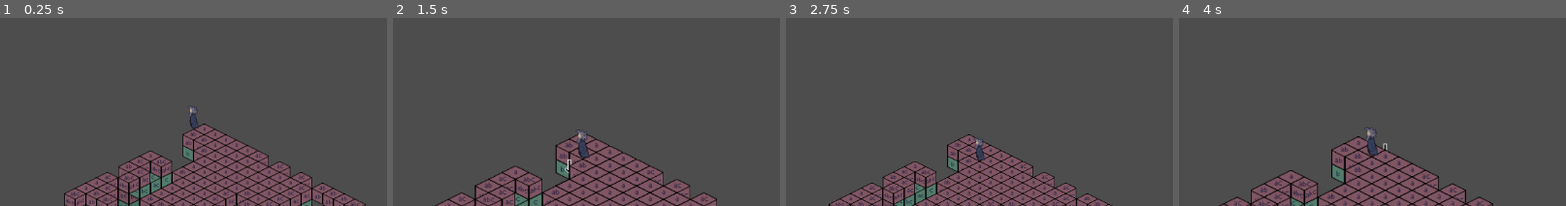
Above: before the commit, frames 1-4 (left to right).
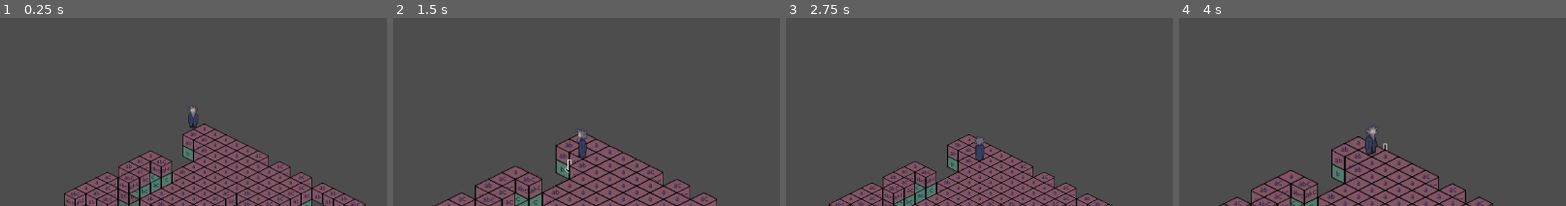
Above: after the commit, the same moments.

Repository: explosivose/isodig
Game: Godot game, scene res://src/scenes/node_2d.tscn
Same seed, same stepped clock (60 frames per second), same inputs: the game is played once before the commit and once after it.
Inputs (mouse positions are % of the whole screen's width and height, from its top left):
- Up to frame 1 (0.25 s): no input
- Up to frame 2 (1.5 s): move the mouse to (72, 37) at 0.52 s; hold Right (ui_right) 0.53-1.28 s; hold Q (climb) 0.53-1.28 s; move the mouse to (30, 48) at 1.27 s; hold Down (ui_down) from 1.28 s (still down); tap Mouse wheel up (zoom_in) at 1.35 s
- Up to frame 3 (2.75 s): move the mouse to (60, 17) at 2.02 s; release Down (ui_down) at 2.03 s; hold Right (ui_right) from 2.03 s (still down); hold Mouse wheel down (zoom_out) from 2.03 s (still down)
- Up to frame 4 (4 s): move the mouse to (45, 65) at 2.77 s; release Right (ui_right) at 2.78 s; release Mouse wheel down (zoom_out) at 2.78 s; hold Up (ui_up) 2.78-3.53 s; tap Q (climb) at 2.85 s; move the mouse to (80, 60) at 3.52 s; hold Left (ui_left) from 3.53 s (still down); hold Mouse wheel up (zoom_in) from 3.53 s (still down)
The pictures show only the part of the screen within x 25-75%, y 0-50%; the shares and areas given below are measured in that part.

The runs differ from the first frame. In frame 1, 0.1% of the frame differs, in the area x 48-52%, y 46-59%; in frame 2, 0.1%; in frame 3, 0.1%; in frame 4, 0.3%, in the area x 48-52%, y 57-74%.

Commit message:
feat: animate player

Diff:
--- a/src/scripts/player.gd
+++ b/src/scripts/player.gd
@@ -14,9 +14,42 @@
 signal has_moved(player: Player, position: Vector3i)
 
 var world_position: Vector3i
+@onready var sprite: AnimatedSprite2D = $AnimatedSprite2D
+var current_animation_prefix = "idle"
 
 func _place_in_world(pos: Vector3i) -> void:
   world_position = pos
+
+func _process(_delta: float) -> void:
+  var mouse_pos = get_local_mouse_position() + Vector2.DOWN * 16
+  # Rotate by 45 degrees for isometric view
+  var angle = rad_to_deg(mouse_pos.angle()) + 45
+  # Wrap angle to -180 to 180 range
+  if angle > 180:
+    angle -= 360
+  elif angle < -180:
+    angle += 360
+
+  # Map angle to 8 directions aligned with isometric grid
+  var direction = ""
+  if angle >= -22.5 and angle < 22.5:
+    direction = "ne"
+  elif angle >= 22.5 and angle < 67.5:
+    direction = "e"
+  elif angle >= 67.5 and angle < 112.5:
+    direction = "se"
+  elif angle >= 112.5 and angle < 157.5:
+    direction = "s"
+  elif angle >= 157.5 or angle < -157.5:
+    direction = "sw"
+  elif angle >= -157.5 and angle < -112.5:
+    direction = "w"
+  elif angle >= -112.5 and angle < -67.5:
+    direction = "nw"
+  else:  # angle >= -67.5 and angle < -22.5
+    direction = "n"
+
+  sprite.play(current_animation_prefix + "_" + direction)
 
 func _input(event: InputEvent) -> void:
   var move_intent = Vector2i.ZERO;
@@ -35,4 +68,7 @@
 
   if move_intent != Vector2i.ZERO:
     print('move_intent', move_intent)
+    current_animation_prefix = "walk"
     try_move.emit(self, world_position, move_intent)
+  else:
+    current_animation_prefix = "idle"
